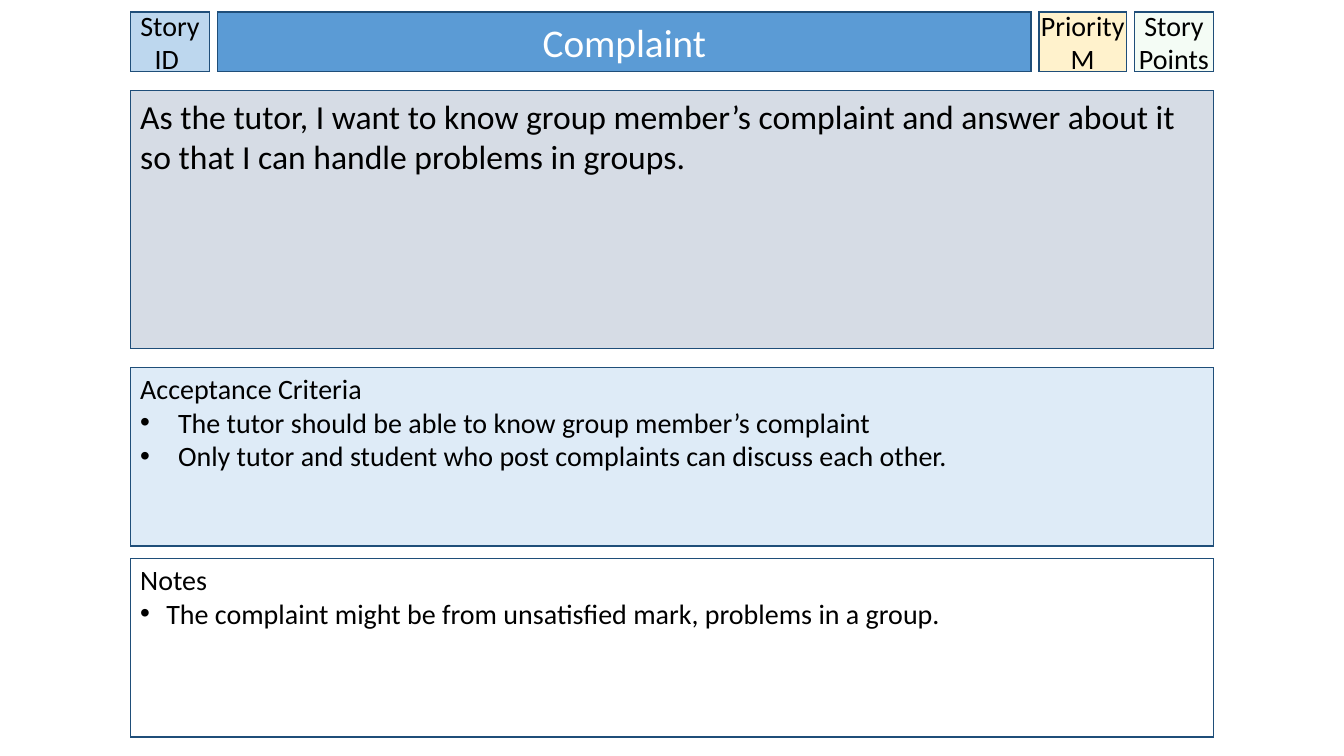
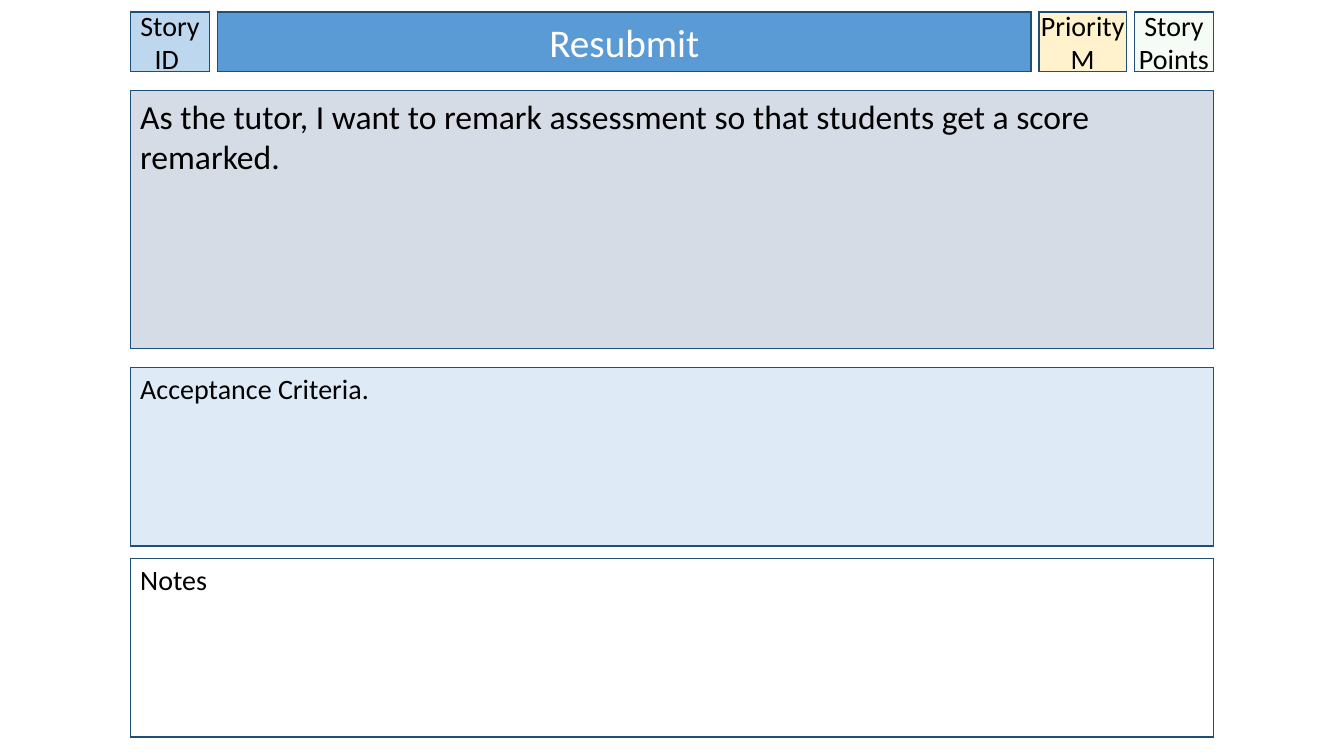
Before and after one commit to BrissyKim/group14, a slide deck: slide 5 of User_story/Seyoung User Stories.pptx (slide 3 before the commit). Drawn at 1344x756 pixels with LibreOffice and Linux fonts; fonts in the diff are those of the drawing. Boxes give left, top, right and bottom in pixels: in the first picture for what was removed or moved away, otherwise in the second. Text is boxed around its words. In the diff, an @@ line names an element or a change of style, - is before the commit and + after.

```diff
--- a/User_story/Seyoung User Stories.pptx
+++ b/User_story/Seyoung User Stories.pptx
@@ text in rectangle at <box>549,30,699,58</box>: text changed @@
-Complaint
+Resubmit
@@ text in rectangle at <box>140,105,1089,170</box>: text changed @@
-As the tutor, I want to know group member’s complaint and answer about it so that I can handle problems in groups.
+As the tutor, I want to remark assessment so that students get a score remarked.
@@ text in rectangle at <box>140,379,369,404</box>: text changed @@
-Acceptance Criteria
-• The tutor should be able to know group member’s complaint
-• Only tutor and student who post complaints can discuss each other.
+Acceptance Criteria.
@@ text in rectangle at <box>166,604,940,629</box>: paragraph removed @@
-• The complaint might be from unsatisfied mark, problems in a group.
```
Also in this commit, not shown: 1 other slide changed, 2 slides added.
